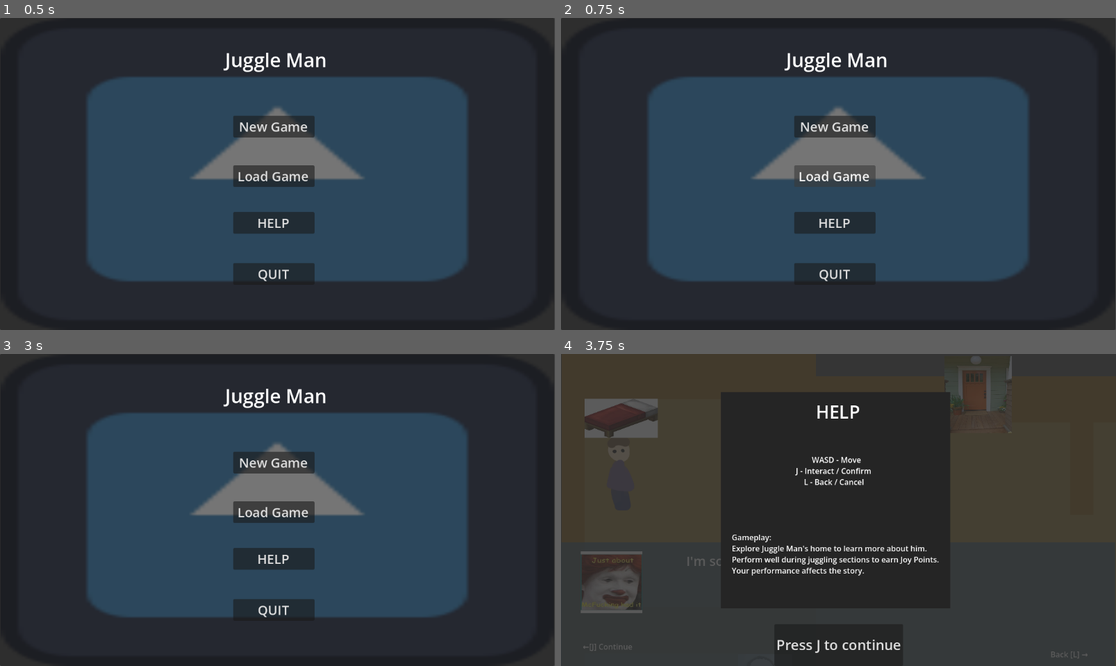
Above: before the commit, frames 1-4 (two rows, left to right).
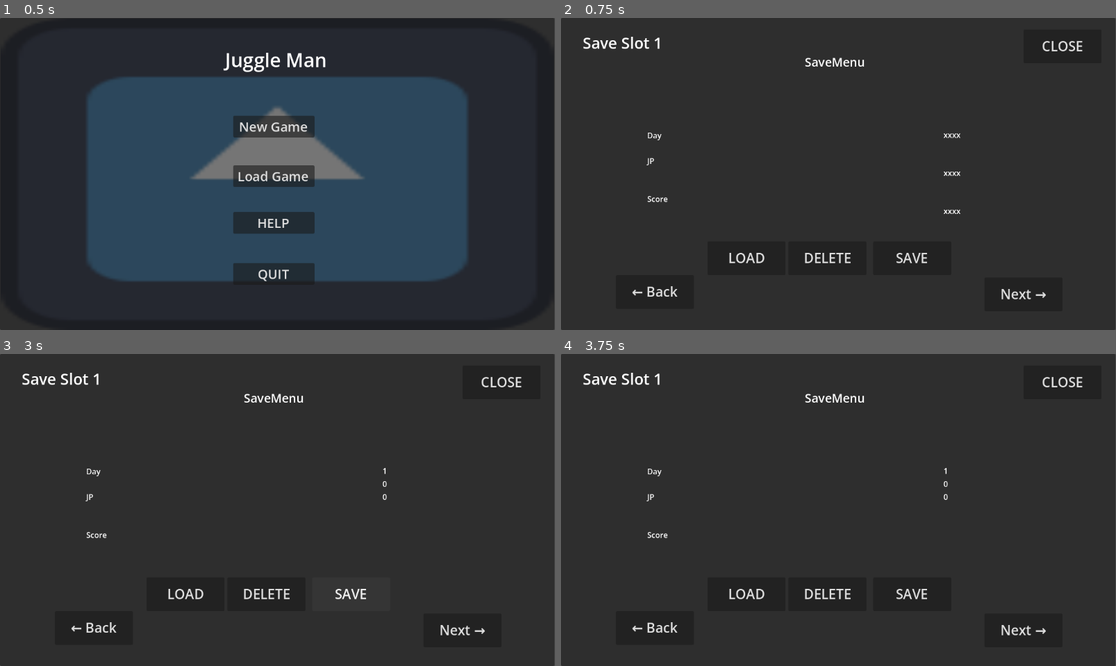
Above: after the commit, the same moments.

Repository: Isabelle1909/JuggleManMania
Game: Godot game, scene res://scenes/ui_scenes/MainMenu.tscn
Same seed, same stepped clock (60 frames per second), same inputs: the game is played once before the commit and once after it. The engine's default icon, where the game draws it, is replaced by a stand-in: a white triangle on a blue panel in a dark square.
Inputs (mouse positions are in pixels of both pictures, inside the frame that each line leads up to):
- Up to frame 1 (0.5 s): no input
- Up to frame 2 (0.75 s): click "Load Game" at 0.5 s
- Up to frame 3 (3 s): click (183, 594) at 1.25 s, where only the run after the commit has a clickable "LOAD"; click (94, 628) at 2 s, where only the run after the commit has a clickable "← Back"; click (349, 594) at 2.75 s, where only the run after the commit has a clickable "SAVE"
- Up to frame 4 (3.75 s): click (832, 463) at 3.5 s, where only the run before the commit has a clickable "New Game"

Frame 1 is identical in both runs. In frame 2, 43% of the frame differs, in the area x 4-94%, y 6-91%; in frame 3, 42%; in frame 4, 7.0%.

Commit message:
save and load done

Diff:
--- a/juggle-man-mania-project/project.godot
+++ b/juggle-man-mania-project/project.godot
@@ -91,6 +91,11 @@
 , Object(InputEventKey,"resource_local_to_scene":false,"resource_name":"","device":0,"window_id":0,"alt_pressed":false, …(185 unchanged characters)…
 ]
 }
+ui_open_menu={
+"deadzone": 0.2,
+"events": [Object(InputEventKey,"resource_local_to_scene":false,"resource_name":"","device":-1,"window_id":0,"alt_pressed":false,"shift_pressed":false,"ctrl_pressed":false,"meta_pressed":false,"pressed":false,"keycode":0,"physical_keycode":73,"key_label":0,"unicode":105,"location":0,"echo":false,"script":null)
+]
+}
 
 [physics]
 
--- a/juggle-man-mania-project/scenes/ui_scenes/MainMenu.tscn
+++ b/juggle-man-mania-project/scenes/ui_scenes/MainMenu.tscn
@@ -56,3 +56,4 @@
 text = "QUIT"
 
 [connection signal="pressed" from="button_new_game" to="." method="_on_button_new_game_pressed"]
+[connection signal="pressed" from="button_load_game" to="." method="_load"]
--- a/juggle-man-mania-project/scenes/ui_scenes/SaveMenu.tscn
+++ b/juggle-man-mania-project/scenes/ui_scenes/SaveMenu.tscn
@@ -1,12 +1,15 @@
 [gd_scene format=3 uid="uid://dcrix2nxbwg1r"]
 
-[node name="[Load]" type="Control" unique_id=1860916958]
+[ext_resource type="Script" uid="uid://cflvtp86viu48" path="res://scenes/ui_scenes/save_menu.gd" id="1_y552w"]
+
+[node name="Load" type="Control" unique_id=1860916958]
 layout_mode = 3
 anchors_preset = 15
 anchor_right = 1.0
 anchor_bottom = 1.0
 grow_horizontal = 2
 grow_vertical = 2
+script = ExtResource("1_y552w")
 
 [node name="Panel" type="Panel" parent="." unique_id=462600059]
 layout_mode = 0
@@ -50,31 +53,22 @@
 offset_right = 297.0
 offset_bottom = 538.80005
 
-[node name="Label_Item1" type="Label" parent="Panel/VBoxContainer_Left" unique_id=1095940128]
+[node name="day" type="Label" parent="Panel/VBoxContainer_Left" unique_id=1095940128]
 layout_mode = 2
 text = "Day
 "
 
-[node name="Label_Item2" type="Label" parent="Panel/VBoxContainer_Left" unique_id=1949093084]
+[node name="jp" type="Label" parent="Panel/VBoxContainer_Left" unique_id=1949093084]
 layout_mode = 2
 text = "JP
 
 "
 
-[node name="Label_Item3" type="Label" parent="Panel/VBoxContainer_Left" unique_id=987436667]
+[node name="score" type="Label" parent="Panel/VBoxContainer_Left" unique_id=987436667]
 layout_mode = 2
 text = "Score
 
 "
-
-[node name="Button_Next" type="Button" parent="Panel" unique_id=1925953485]
-layout_mode = 0
-offset_left = 879.0
-offset_top = 539.0
-offset_right = 1041.0
-offset_bottom = 609.0
-theme_override_font_sizes/font_size = 28
-text = "Next →"
 
 [node name="VBoxContainer_Right" type="VBoxContainer" parent="Panel" unique_id=1750928520]
 layout_mode = 0
@@ -83,19 +77,19 @@
 offset_right = 912.0
 offset_bottom = 537.80005
 
-[node name="Label_Item1" type="Label" parent="Panel/VBoxContainer_Right" unique_id=906787687]
+[node name="day_number" type="Label" parent="Panel/VBoxContainer_Right" unique_id=906787687]
 layout_mode = 2
 text = "xxxx
 
 "
 
-[node name="Label_Item2" type="Label" parent="Panel/VBoxContainer_Right" unique_id=1214259975]
+[node name="current_jp_number" type="Label" parent="Panel/VBoxContainer_Right" unique_id=1214259975]
 layout_mode = 2
 text = "xxxx
 
 "
 
-[node name="Label_Item3" type="Label" parent="Panel/VBoxContainer_Right" unique_id=1438199172]
+[node name="total_score_number" type="Label" parent="Panel/VBoxContainer_Right" unique_id=1438199172]
 layout_mode = 2
 text = "xxxx
 
@@ -110,25 +104,34 @@
 theme_override_font_sizes/font_size = 32
 text = "Save Slot 1 "
 
-[node name="Button_Next2" type="Button" parent="Panel" unique_id=224536242]
+[node name="Button_Delete" type="Button" parent="Panel" unique_id=224536242]
 layout_mode = 0
-offset_left = 554.0
+offset_left = 472.0
 offset_top = 464.0
-offset_right = 716.0
+offset_right = 634.0
 offset_bottom = 534.0
 theme_override_font_sizes/font_size = 28
 text = "DELETE"
 
-[node name="Button_Next3" type="Button" parent="Panel" unique_id=1752916761]
+[node name="Button_Close" type="Button" parent="Panel" unique_id=322385550]
 layout_mode = 0
-offset_left = 392.0
+offset_left = 960.0
+offset_top = 24.0
+offset_right = 1122.0
+offset_bottom = 94.0
+theme_override_font_sizes/font_size = 28
+text = "CLOSE"
+
+[node name="Button_Load" type="Button" parent="Panel" unique_id=1752916761]
+layout_mode = 0
+offset_left = 304.0
 offset_top = 464.0
-offset_right = 554.0
+offset_right = 466.0
 offset_bottom = 534.0
 theme_override_font_sizes/font_size = 28
 text = "LOAD"
 
-[node name="Button_Next4" type="Button" parent="Panel" unique_id=2067161858]
+[node name="Button_Back" type="Button" parent="Panel" unique_id=2067161858]
 layout_mode = 0
 offset_left = 114.0
 offset_top = 534.0
@@ -136,3 +139,28 @@
 offset_bottom = 604.0
 theme_override_font_sizes/font_size = 28
 text = "← Back"
+
+[node name="Button_Next" type="Button" parent="Panel" unique_id=1925953485]
+layout_mode = 0
+offset_left = 879.0
+offset_top = 539.0
+offset_right = 1041.0
+offset_bottom = 609.0
+theme_override_font_sizes/font_size = 28
+text = "Next →"
+
+[node name="Button_Save" type="Button" parent="Panel" unique_id=1251355196]
+layout_mode = 0
+offset_left = 648.0
+offset_top = 464.0
+offset_right = 810.0
+offset_bottom = 534.0
+theme_override_font_sizes/font_size = 28
+text = "SAVE"
+
+[connection signal="pressed" from="Panel/Button_Delete" to="." method="_delete"]
+[connection signal="pressed" from="Panel/Button_Close" to="." method="_close"]
+[connection signal="pressed" from="Panel/Button_Load" to="." method="_load"]
+[connection signal="pressed" from="Panel/Button_Back" to="." method="_back"]
+[connection signal="pressed" from="Panel/Button_Next" to="." method="_next"]
+[connection signal="pressed" from="Panel/Button_Save" to="." method="_save"]
--- a/juggle-man-mania-project/scenes/ui_scenes/save_load.gd
+++ b/juggle-man-mania-project/scenes/ui_scenes/save_load.gd
@@ -1,54 +1,7 @@
 extends Control
 
-func _on_save_pressed() -> void:
-	_save()
-	$LineEdit.clear() # clears the LineEdit after saving
-	$SpinBox.value = 0 # sets SpinBox back to Zero
-
-func _on_load_pressed() -> void:
-	_load()
-
-func _on_delete_pressed() -> void:
-	DirAccess.remove_absolute("saveFile")
-	print("GAME DELETED")
+@export var fileName : LineEdit
 
 func _save() -> void:
-	var save_file = FileAccess.open("saveFile", FileAccess.WRITE) # Open File
-
-	# goes through every object in the save group
-	var save_nodes = get_tree().get_nodes_in_group("SaveLoad")
-	for node in save_nodes:
-		# checks if the node has a save function
-		if !node.has_method("saveObject"):
-			print("Node '%s' is missing a save function, skipped" % node.name)
-			continue
-
-		# calls the node's save function
-		var node_data = node.call("saveObject")
-
-		# store the save dictionary as a new line in the save file
-		save_file.store_line(JSON.stringify(node_data))
-
-	save_file.close() #closes File
-	print("GAME SAVED")
-
-func _load() -> void:
-	# checks if the SaveFile exists
-	if !FileAccess.file_exists("saveFile"):
-		print("Error, no Save File to load.")
-		return
-
-	var save_file = FileAccess.open("saveFile", FileAccess.READ) # opens file
-
-	while save_file.get_position() < save_file.get_length():
-		# gets the saved dictionary from the next line in the save file
-		var json = JSON.new()
-		json.parse(save_file.get_line())
-
-		# gets the Data
-		var node_data = json.get_data()
-		if has_node(node_data["filepath"]):
-			get_node(node_data["filepath"]).loadObject(node_data)
-
-	save_file.close() # closes file
-	print("GAME LOADED")
+	var config = ConfigFile.new()
+	config.set_value("Save Slot 1", "")
--- /dev/null
+++ b/juggle-man-mania-project/scenes/ui_scenes/save_menu.gd
@@ -0,0 +1,67 @@
+extends Control
+
+
+#@export var fileName : LineEdit
+@onready var dayLabel = $Panel/VBoxContainer_Right/day_number
+@onready var jpLabel =  $Panel/VBoxContainer_Right/current_jp_number
+@onready var scoreLabel = $Panel/VBoxContainer_Right/total_score_number
+var slot_1_day
+var slot_1_jp
+var slot_1_score
+var slot = 1
+
+func _save() -> void:
+	var config = ConfigFile.new()
+	config.set_value("Save Slot 1", "day", SystemManager.day)
+	config.set_value("Save Slot 1", "total_jp", SystemManager.total_jp)
+	config.set_value("Save Slot 1", "current_jp", SystemManager.current_jp)
+	config.save("user://saves.cfg")
+	update_slot()
+	update_text()
+
+func update_slot() -> void:
+	if slot == 1:
+		slot_1_day = SystemManager.day
+		slot_1_jp = SystemManager.current_jp
+		slot_1_score = SystemManager.total_jp
+
+func update_text() -> void:
+	if slot == 1:
+		dayLabel.text = str(slot_1_day)
+		jpLabel.text = str(slot_1_jp)
+		scoreLabel.text = str(slot_1_score)
+		print("wasgood")
+
+func _ready() -> void:
+	_preload()
+
+
+func _load() -> void:
+	var config = ConfigFile.new()
+	var result = config.load("user://saves.cfg")
+
+
+	if result == OK:
+		if slot == 1:
+			SystemManager.day = config.get_value("Save Slot 1", "day")
+			SystemManager.total_jp = config.get_value("Save Slot 1", "total_jp")
+			SystemManager.current_jp = config.get_value("Save Slot 1", "current_jp")
+			update_slot()
+			update_text()
+	else:
+		printerr("oh no!")
+
+func _preload() -> void:
+	var config = ConfigFile.new()
+	var result = config.load("user://saves.cfg")
+	if result == OK:
+		slot_1_day = config.get_value("Save Slot 1", "day")
+		slot_1_jp = config.get_value("Save Slot 1", "total_jp")
+		slot_1_score = config.get_value("Save Slot 1", "current_jp")
+		update_text()
+	else:
+		printerr("ruhroh")
+
+
+func _close() -> void:
+	SystemManager.open_house(0, 0)
--- a/juggle-man-mania-project/scenes/ui_scenes/text_ui.tscn
+++ b/juggle-man-mania-project/scenes/ui_scenes/text_ui.tscn
@@ -3,6 +3,7 @@
 [ext_resource type="PackedScene" uid="uid://dnvo7ick37jdw" path="res://scenes/ui_scenes/UI.tscn" id="1_h858l"]
 [ext_resource type="PackedScene" uid="uid://dkp2lcwdqvm8v" path="res://scenes/ui_scenes/HelpScreen.tscn" id="2_vbm1y"]
 [ext_resource type="PackedScene" uid="uid://gihcivwsnrx7" path="res://scenes/ui_scenes/ResultsScreenUI.tscn" id="3_vnrby"]
+[ext_resource type="PackedScene" uid="uid://dcrix2nxbwg1r" path="res://scenes/ui_scenes/SaveMenu.tscn" id="4_tww4t"]
 
 [node name="text_ui" type="CanvasLayer" unique_id=1281821818]
 
@@ -19,3 +20,6 @@
 
 [node name="Control3" parent="." unique_id=583211371 instance=ExtResource("3_vnrby")]
 visible = false
+
+[node name="Load" parent="." unique_id=1860916958 instance=ExtResource("4_tww4t")]
+visible = false
--- a/juggle-man-mania-project/scripts/UI/title_screen.gd
+++ b/juggle-man-mania-project/scripts/UI/title_screen.gd
@@ -4,3 +4,8 @@
 
 func _on_button_new_game_pressed() -> void:
 	SystemManager.open_house(0,0)
+
+
+func _load() -> void:
+	SystemManager.open_house(0,0)
+	SystemManager.open_save_menu(Vector2(0, 0))
--- a/juggle-man-mania-project/scripts/global/system_manager.gd
+++ b/juggle-man-mania-project/scripts/global/system_manager.gd
@@ -8,12 +8,13 @@
 var total_jp = 0
 var last_score
 var last_bonus_1
+var just_juggling = false
 
 var house_level = load("res://scenes/house_level/house.tscn")
 var juggle_level = load("res://scenes/juggling_level/juggling_scene.tscn")
 var results_scr = load("res://scenes/ui_scenes/ResultsScreenUI.tscn")
 var help_scr = load("res://scenes/ui_scenes/HelpScreen.tscn")
-
+var save_scr = load("res://scenes/ui_scenes/SaveMenu.tscn")
 
 var house_position
 
@@ -41,6 +42,7 @@
 	house_position = pos
 	print("house pos ", house_position)
 	get_tree().change_scene_to_packed(juggle_level)
+	just_juggling = true
 
 func open_house(juggle_score,items_left):
 	#increment_time()
@@ -49,3 +51,7 @@
 	update_scores(last_score)
 	update_scores(last_bonus_1)
 	get_tree().change_scene_to_packed(house_level)
+
+func open_save_menu(pos) -> void:
+	house_position = pos
+	get_tree().change_scene_to_packed(save_scr)
--- a/juggle-man-mania-project/scripts/house_level/house.gd
+++ b/juggle-man-mania-project/scripts/house_level/house.gd
@@ -7,6 +7,7 @@
 @onready var player = $player
 @onready var camera = $Camera2D
 @onready var adjustment = get_viewport_rect().size/2
+@onready var saveMenu = $text_ui/Load
 
 var on_entered_done
 
@@ -26,11 +27,13 @@
 	if SystemManager.house_position != null:
 		text_box.visible = false
 		help_menu.visible = false
-		if SystemManager.last_score != null:
+		if SystemManager.just_juggling == true:
 			results_screen(SystemManager.last_score,SystemManager.last_bonus_1)
+			SystemManager.just_juggling = false
 		player.position = SystemManager.house_position
 	else:
 		print("house_pos ", SystemManager.house_position)
+		SystemManager.house_position = player.position
 
 
 func results_screen(score,bonus_1):
@@ -39,3 +42,7 @@
 	var bs1 = result_scr.get_node("Panel/VBoxContainer_Right/Label_Item1")
 	sc.text = str(score)
 	bs1.text = str(bonus_1)
+
+func _physics_process(delta: float) -> void:
+	if Input.is_action_just_pressed("ui_open_menu"):
+		SystemManager.open_save_menu(player.position)
Not shown, added: juggle-man-mania-project/scenes/ui_scenes/save_menu.gd.uid
Not shown, changed: .DS_Store
